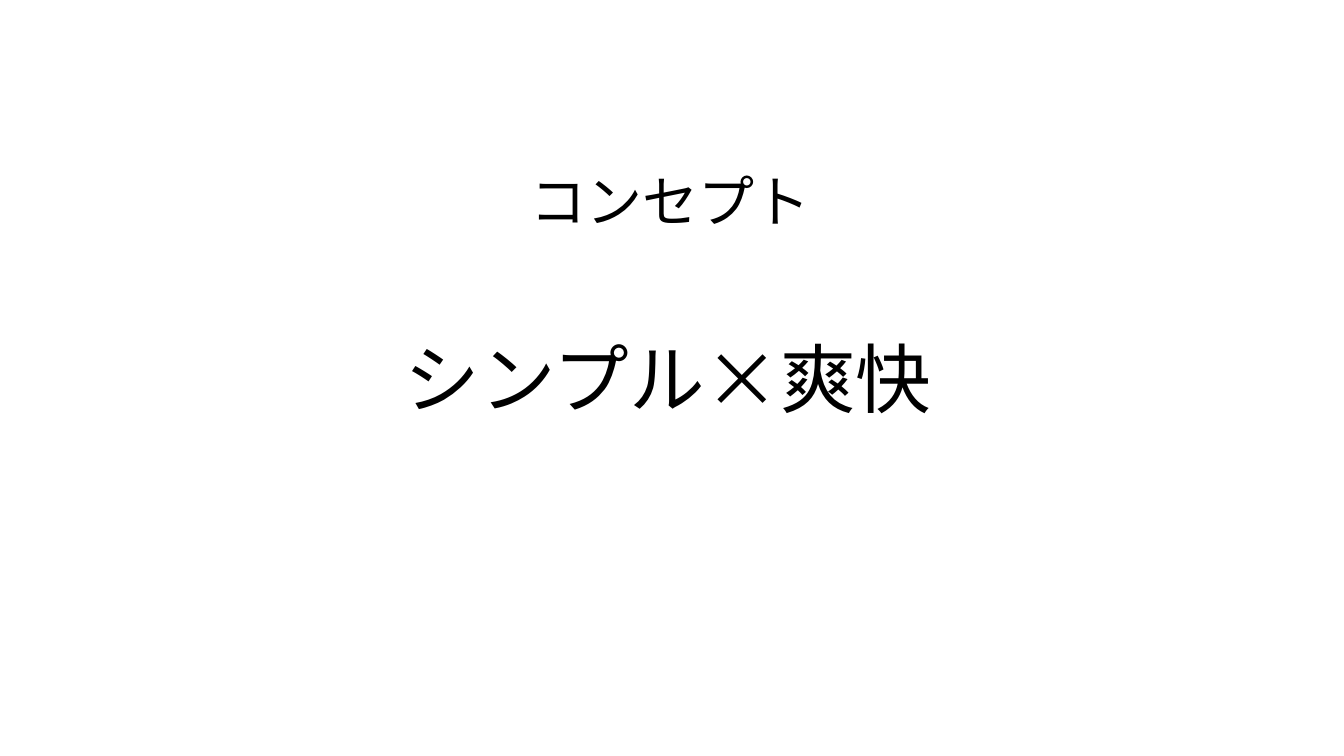
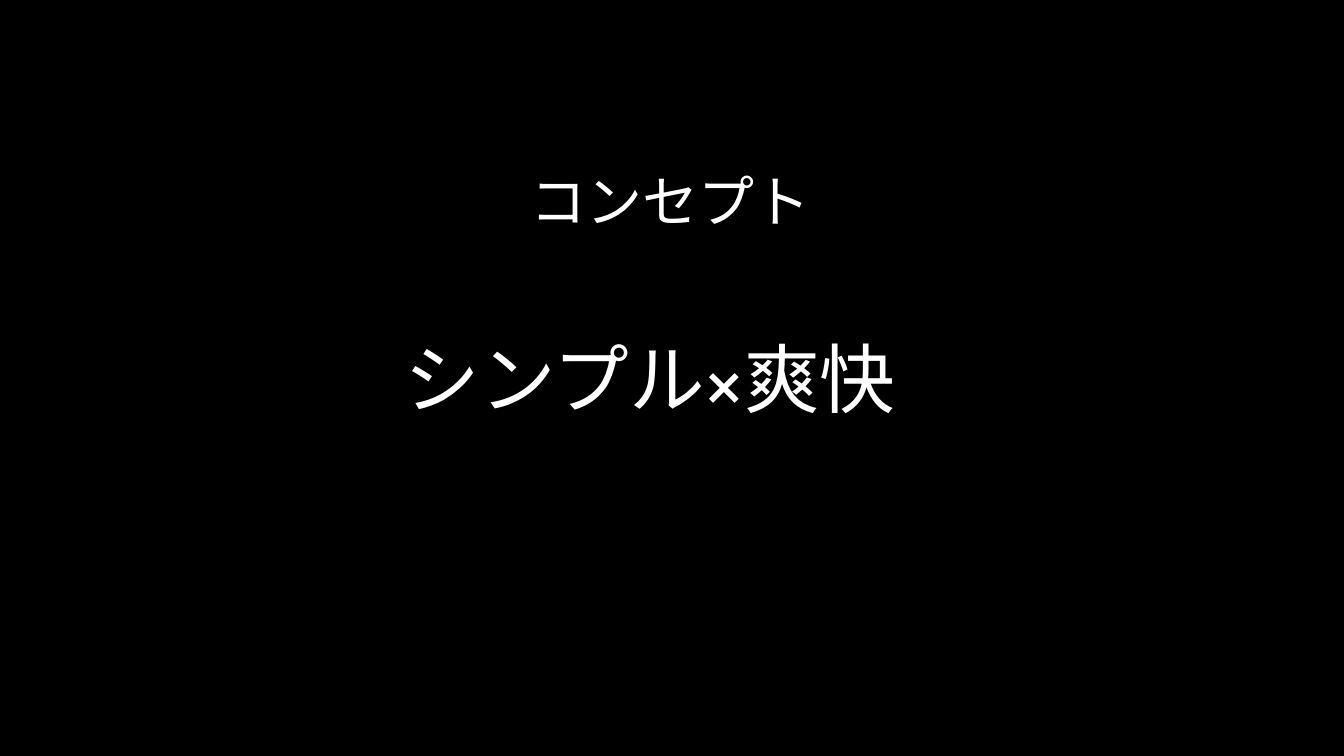
Before and after one commit to Tiger5286/SummerGame_2026, a slide deck: slide 2 of 夏ゲーム企画.pptx. Drawn at 1344x756 pixels with LibreOffice and Linux fonts; fonts in the diff are those of the drawing. Boxes give left, top, right and bottom in pixels: in the first picture for what was removed or moved away, otherwise in the second. Text is boxed around its words. In the diff, an @@ line names an element or a change of style, - is before the commit and + after.

```diff
--- a/夏ゲーム企画.pptx
+++ b/夏ゲーム企画.pptx
@@ background #FFFFFF to #000000 @@
@@ text "コンセプト" at [530, 175, 810, 224]: font Noto Sans CJK JP to Karla, text colour #000000 to #FFFFFF @@
@@ text "シンプル×爽快" at [405, 343, 896, 413]: font Noto Sans CJK JP to Karla, text colour #000000 to #FFFFFF @@
```
Also in this commit, not shown: 4 other slides changed, 1 slide added, 1 slide removed.
